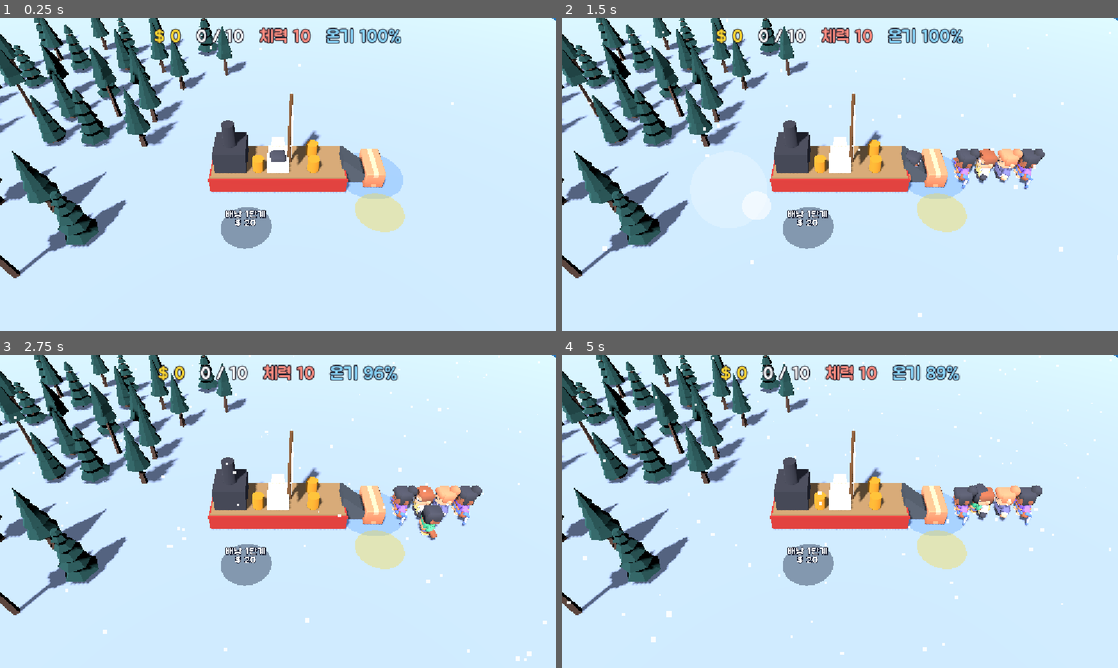
Above: before the commit, frames 1-4 (two rows, left to right).
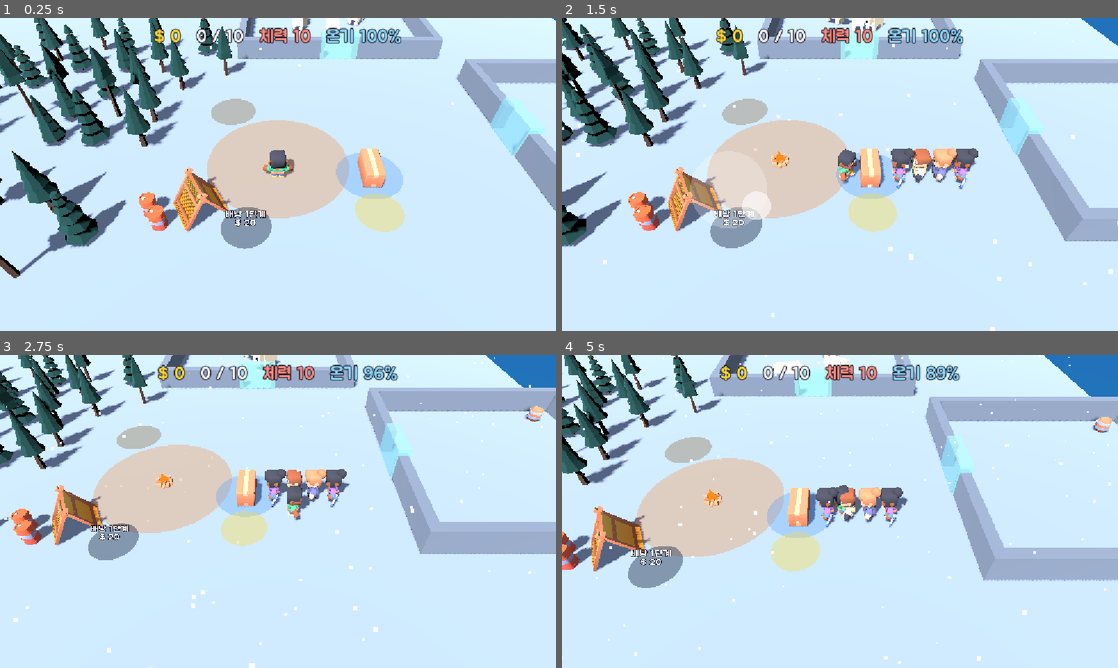
Above: after the commit, the same moments.

Repository: kimpro4214/FrostCamp
Game: Godot game, scene res://frost_camp/scenes/main.tscn
Same seed, same stepped clock (60 frames per second), same inputs: the game is played once before the commit and once after it.
Inputs (mouse positions are in pixels of both pictures, inside the frame that each line leads up to):
- Up to frame 1 (0.25 s): no input
- Up to frame 2 (1.5 s): move the mouse to (962, 158) at 0.52 s; hold D 0.53-1.25 s; click (962, 158) at 0.67 s; drag from (728, 190) to (812, 237) at 1.27 s
- Up to frame 3 (2.75 s): move the mouse to (333, 442) at 2.02 s; hold D from 2.03 s (still down)
- Up to frame 4 (5 s): release D at 2.75 s; drag from (812, 574) to (673, 464) at 2.77 s; move the mouse to (1006, 558) at 3.52 s; hold A 3.53-4.25 s; drag from (673, 464) to (756, 433) at 4.27 s

The runs differ from the first frame. In frame 1, 16% of the frame differs, in the area x 2-100%, y 0-82%; in frame 2, 37%; in frame 3, 36%; in frame 4, 39%, in the area x 0-100%, y 0-99%.
Error before the commit: Invalid call to function 'setup' in base 'Node3D (bear_view.gd)'. Expected 3 argument(s). (res://frost_camp/scenes/main.gd:61)

Commit message:
feat: 프로스트 캠프 포탑·습격 곰 화면과 방향 화살표, 효과음 추가

Diff:
--- a/frost_camp/scenes/main.gd
+++ b/frost_camp/scenes/main.gd
@@ -10,6 +10,10 @@
 const WorkerScene := preload("res://frost_camp/scenes/worker.tscn")
 const HeatScene := preload("res://frost_camp/scenes/heat.tscn")
 const StructureView := preload("res://frost_camp/scenes/structure_view.gd")
+const TowerView := preload("res://frost_camp/scenes/tower_view.gd")
+## 습격 방향 화살표가 플레이어에서 떨어진 거리, 이보다 가까운 곰은 가리키지 않는다
+const ARROW_RADIUS := 2.4
+const ARROW_HIDE_DIST := 8.0
 const Juice := preload("res://frost_camp/scenes/juice.gd")
 const Sfx := preload("res://frost_camp/scenes/sfx.gd")
 const ESCAPE_SAIL_TIME := 5.0
@@ -25,6 +29,7 @@
 var _last_money := 0
 var _last_stack := 0
 var _step_timer := 0.0
+var _raid_arrow: Node3D
 
 @onready var _player: CharacterBody3D = $Player
 @onready var _camera: Camera3D = $Camera3D
@@ -58,7 +63,7 @@
 	for i in sim.bears.size():
 		var bear := BearScene.instantiate()
 		$Bears.add_child(bear)
-		bear.setup(sim, i)
+		bear.setup(sim, sim.bears[i], false)
 	for region_name in sim.regions:
 		var region := RegionScene.instantiate()
 		$Regions.add_child(region)
@@ -69,6 +74,12 @@
 		heat.setup(sim, i)
 	_place_decor(GameData.load_json(GameData.LAYOUT_PATH).decor)
 	$Woodpile.setup(sim)
+	for i in sim.towers.size():
+		var tower := TowerView.new()
+		$Towers.add_child(tower)
+		tower.setup(sim, i)
+	sim.raid_started.connect(_on_raid_started)
+	_raid_arrow = _make_arrow()
 	_place_structures(zone_names.get("repair", "repair"))
 	$Ship.setup(sim)
 	sim.worker_hired.connect(_on_worker_hired)
@@ -76,8 +87,10 @@
 	sim.game_won.connect(_on_game_won)
 	sim.tree_hit.connect(_on_hit)
 	sim.bear_hit.connect(_on_hit)
+	sim.raider_hit.connect(_on_hit)
 	sim.tree_felled.connect(_on_tree_felled)
 	sim.bear_killed.connect(_on_bear_killed)
+	sim.raider_killed.connect(_on_bear_killed)
 	sim.cash_collected.connect(_on_cash_collected)
 	_camera.target = _player
 	_camera.snap()
@@ -92,6 +105,9 @@
 		for j in sim.stalls.size():
 			if sim.stalls[j].structure == structure:
 				target = $Stalls.get_child(j).get_node("Counter")
+		for j in sim.towers.size():
+			if sim.towers[j].structure == structure:
+				target = $Towers.get_child(j).model
 		var view := StructureView.new()
 		$Structures.add_child(view)
 		view.setup(sim, i, target)
@@ -113,6 +129,11 @@
 	sim.structure_hit.connect(func(i: int, _damage: int) -> void: _sfx.play_at("crack", sim.structures[i].pos))
 	sim.structure_broken.connect(func(i: int) -> void: _sfx.play_at("break", sim.structures[i].pos))
 	sim.structure_repaired.connect(func(_i: int) -> void: _sfx.play("purchase"))
+	sim.raider_hit.connect(func(i: int, _a: SimAgent) -> void: _sfx.play_at("punch", sim.raid.bears[i].pos))
+	sim.raider_killed.connect(func(i: int, _a: SimAgent) -> void: _sfx.play_at("punch_heavy", sim.raid.bears[i].pos))
+	sim.tower_fired.connect(func(t: int, _r: int) -> void: _sfx.play_at("shoot", sim.towers[t].pos))
+	sim.raid_warning.connect(func(_wave: int, _pos: Vector2) -> void: _sfx.play("raid"))
+	sim.raid_cleared.connect(func(_wave: int) -> void: _sfx.play("hire"))
 
 
 ## 돈이 줄면(구매 존에 넣는 중) 틱, 등 뒤 스택이 늘면 집는 소리, 줄면 내려놓는 소리, 걸으면 발소리.
@@ -155,6 +176,50 @@
 		body.add_child(shape)
 
 
+## 웨이브가 오면 습격 곰마다 겉모습을 붙인다. 겉모습은 곰이 쓰러지면 스스로 사라진다.
+func _on_raid_started(_wave: int) -> void:
+	for raider in sim.raid.bears:
+		var view := BearScene.instantiate()
+		$Bears.add_child(view)
+		view.setup(sim, raider, true)
+		Juice.pop(view, Vector3(0.3, 1.6, 0.3), 0.35)
+
+
+## 땅에 눕힌 빨간 삼각형. 경고 중에는 곰이 나올 곳을, 습격 중에는 가장 가까운 곰을 가리킨다.
+func _make_arrow() -> Node3D:
+	var pivot := Node3D.new()
+	var arrow := MeshInstance3D.new()
+	var mesh := PrismMesh.new()
+	mesh.size = Vector3(0.8, 1.0, 0.08)
+	var material := StandardMaterial3D.new()
+	material.shading_mode = BaseMaterial3D.SHADING_MODE_UNSHADED
+	material.albedo_color = Color(1.0, 0.3, 0.25)
+	mesh.material = material
+	arrow.mesh = mesh
+	arrow.rotation.x = -PI / 2.0  # 꼭짓점(+Y)이 앞(-Z)을 보게 눕힌다
+	arrow.position = Vector3(0.0, 0.15, -ARROW_RADIUS)
+	pivot.add_child(arrow)
+	pivot.visible = false
+	add_child(pivot)
+	return pivot
+
+
+func _update_arrow() -> void:
+	var target := Vector2.INF
+	var here := sim.player.pos
+	if sim.raid.state == Raid.State.WARNING:
+		target = sim.raid.spawn_pos
+	elif sim.raid.state == Raid.State.ATTACKING:
+		for raider in sim.raid.bears:
+			if raider.is_alive() and (target == Vector2.INF or here.distance_to(raider.pos) < here.distance_to(target)):
+				target = raider.pos
+	_raid_arrow.visible = target != Vector2.INF and here.distance_to(target) > ARROW_HIDE_DIST
+	if _raid_arrow.visible:
+		var dir := target - here
+		_raid_arrow.position = _player.position
+		_raid_arrow.rotation.y = atan2(-dir.x, -dir.y)
+
+
 func _on_worker_hired(index: int) -> void:
 	var worker := WorkerScene.instantiate()
 	$Workers.add_child(worker)
@@ -175,9 +240,11 @@
 		_hit_stop(0.07)
 
 
-func _on_bear_killed(_index: int, _agent: SimAgent) -> void:
-	_camera.add_trauma(0.7)
-	_hit_stop(0.12)
+## 내가 잡았을 때만 크게 흔든다(포탑이 잡은 습격 곰은 흔들지 않는다).
+func _on_bear_killed(_index: int, agent: SimAgent) -> void:
+	if agent == sim.player:
+		_camera.add_trauma(0.7)
+		_hit_stop(0.12)
 
 
 ## 돈 더미에서 동전이 튀어나와 주운 사람에게 빨려 들어간다.
@@ -239,5 +306,6 @@
 
 func _process(delta: float) -> void:
 	_play_player_sounds(delta)
+	_update_arrow()
 	# 눈은 플레이어 위 하늘에서 내린다(입자는 월드 좌표라 걸어도 같이 미끄러지지 않는다).
 	$Snow.position = _player.position + SNOW_OFFSET
--- a/frost_camp/scenes/main.tscn
+++ b/frost_camp/scenes/main.tscn
@@ -114,6 +114,8 @@
 
 [node name="Structures" type="Node3D" parent="."]
 
+[node name="Towers" type="Node3D" parent="." groups=["nav_source"]]
+
 [node name="Workers" type="Node3D" parent="."]
 
 [node name="Player" parent="." instance=ExtResource("3_player")]
--- a/frost_camp/scenes/player.gd
+++ b/frost_camp/scenes/player.gd
@@ -24,6 +24,7 @@
 	_model.setup(MODEL)
 	sim.tree_hit.connect(func(i: int, agent: SimAgent) -> void: _on_hit(agent, sim.trees[i].pos))
 	sim.bear_hit.connect(func(i: int, agent: SimAgent) -> void: _on_hit(agent, sim.bears[i].pos))
+	sim.raider_hit.connect(func(i: int, agent: SimAgent) -> void: _on_hit(agent, sim.raid.bears[i].pos))
 
 
 func _physics_process(_delta: float) -> void:
--- a/frost_camp/scenes/sfx.gd
+++ b/frost_camp/scenes/sfx.gd
@@ -20,6 +20,8 @@
 	"step": [["impact/footstep_snow_000", "impact/footstep_snow_001", "impact/footstep_snow_002",
 		"impact/footstep_snow_003", "impact/footstep_snow_004"], -14.0, 0.15],
 	"win": [["jingles/jingles_SAX01"], 0.0, 1.0],
+	"raid": [["jingles/jingles_HIT00"], 0.0, 1.0],
+	"shoot": [["impact/impactPlank_medium_000", "impact/impactPlank_medium_001"], -6.0, 0.08],
 	"crack": [["impact/impactPlank_medium_000", "impact/impactPlank_medium_001", "impact/impactPlank_medium_002"], 0.0, 0.06],
 	"break": [["impact/impactWood_heavy_000", "impact/impactWood_heavy_001", "impact/impactWood_heavy_002"], 5.0, 0.2],
 }
--- a/frost_camp/scenes/structure_view.gd
+++ b/frost_camp/scenes/structure_view.gd
@@ -6,7 +6,7 @@
 const BAR_WIDTH := 1.6
 const BAR_HEIGHT := 0.16
 ## 시설 종류별 체력바 높이
-const BAR_Y := {"stall": 2.4, "woodpile": 1.8}
+const BAR_Y := {"stall": 2.4, "woodpile": 1.8, "tower": 2.9}
 const FULL_COLOR := Color(0.35, 0.85, 0.4)
 const LOW_COLOR := Color(0.95, 0.3, 0.25)
 const BROKEN_TILT := 0.3
--- /dev/null
+++ b/frost_camp/scenes/tower_view.gd
@@ -0,0 +1,108 @@
+extends Node3D
+## 작살 포탑 하나의 겉모습. 사기 전에는 숨어 있다가 사면 솟아오르고,
+## 쏠 때마다 발사대가 곰 쪽으로 돌고 작살이 날아간다. 2레벨부터 지붕이 금속색이 된다.
+
+const Juice := preload("res://frost_camp/scenes/juice.gd")
+const WOOD := Color(0.55, 0.38, 0.24)
+const ROOF := Color(0.75, 0.3, 0.25)
+const METAL := Color(0.62, 0.66, 0.72)
+const BOLT_TIME := 0.12
+
+var sim: FrostSim
+var index: int
+## 부서질 때 기울이고 어둡게 만들 모델(체력 표시가 쓴다)
+var model: Node3D
+var _launcher: Node3D
+var _roof_material: StandardMaterial3D
+var _collision: CollisionShape3D
+var _shown_level := -1
+
+
+func setup(frost_sim: FrostSim, tower_index: int) -> void:
+	sim = frost_sim
+	index = tower_index
+	var tower: Dictionary = sim.towers[index]
+	position = Vector3(tower.pos.x, 0.0, tower.pos.y)
+	model = Node3D.new()
+	add_child(model)
+	var post := _mesh(_cylinder(0.45, 0.6, 1.8), WOOD)
+	post.position.y = 0.9
+	model.add_child(post)
+	var roof := _mesh(_box(Vector3(1.3, 0.25, 1.3)), ROOF)
+	roof.position.y = 1.9
+	_roof_material = roof.mesh.material
+	model.add_child(roof)
+	_launcher = Node3D.new()
+	_launcher.position.y = 2.25
+	model.add_child(_launcher)
+	var barrel := _mesh(_cylinder(0.12, 0.12, 1.2), METAL)
+	barrel.rotation.x = -PI / 2.0  # 실린더를 눕혀 -Z(앞)를 향하게
+	barrel.position.z = -0.3
+	_launcher.add_child(barrel)
+	var body := StaticBody3D.new()
+	_collision = CollisionShape3D.new()
+	_collision.shape = CylinderShape3D.new()
+	_collision.shape.radius = 0.6
+	_collision.shape.height = 2.0
+	_collision.position.y = 1.0
+	body.add_child(_collision)
+	add_child(body)
+	sim.tower_fired.connect(_on_fired)
+	_refresh(false)
+
+
+func _process(_delta: float) -> void:
+	_refresh(true)
+
+
+func _refresh(animate: bool) -> void:
+	var level: int = sim.towers[index].level
+	if level == _shown_level:
+		return
+	_shown_level = level
+	visible = level > 0
+	_collision.disabled = level == 0
+	_roof_material.albedo_color = METAL if level >= 2 else ROOF
+	if animate and level > 0:
+		Juice.pop(model, Vector3(0.4, 1.5, 0.4), 0.4)
+
+
+func _on_fired(tower_index: int, raider_index: int) -> void:
+	if tower_index != index:
+		return
+	var target := sim.raid.bears[raider_index].pos
+	var to := Vector3(target.x, 1.0, target.y)
+	var from := _launcher.global_position
+	_launcher.rotation.y = atan2(-(to.x - from.x), -(to.z - from.z))
+	var bolt := _mesh(_cylinder(0.05, 0.05, 0.7), METAL)
+	get_parent().add_child(bolt)
+	bolt.global_position = from
+	bolt.look_at_from_position(from, to, Vector3.UP)
+	bolt.rotate_object_local(Vector3.RIGHT, -PI / 2.0)
+	var tween := bolt.create_tween()
+	tween.tween_property(bolt, "global_position", to, BOLT_TIME)
+	tween.tween_callback(bolt.queue_free)
+	Juice.pop(_launcher, Vector3(1.0, 1.0, 1.4), 0.15)
+
+
+static func _mesh(mesh: Mesh, color: Color) -> MeshInstance3D:
+	var instance := MeshInstance3D.new()
+	var material := StandardMaterial3D.new()
+	material.albedo_color = color
+	mesh.material = material
+	instance.mesh = mesh
+	return instance
+
+
+static func _cylinder(top: float, bottom: float, height: float) -> CylinderMesh:
+	var mesh := CylinderMesh.new()
+	mesh.top_radius = top
+	mesh.bottom_radius = bottom
+	mesh.height = height
+	return mesh
+
+
+static func _box(size: Vector3) -> BoxMesh:
+	var mesh := BoxMesh.new()
+	mesh.size = size
+	return mesh
Not shown, added: frost_camp/scenes/tower_view.gd.uid
